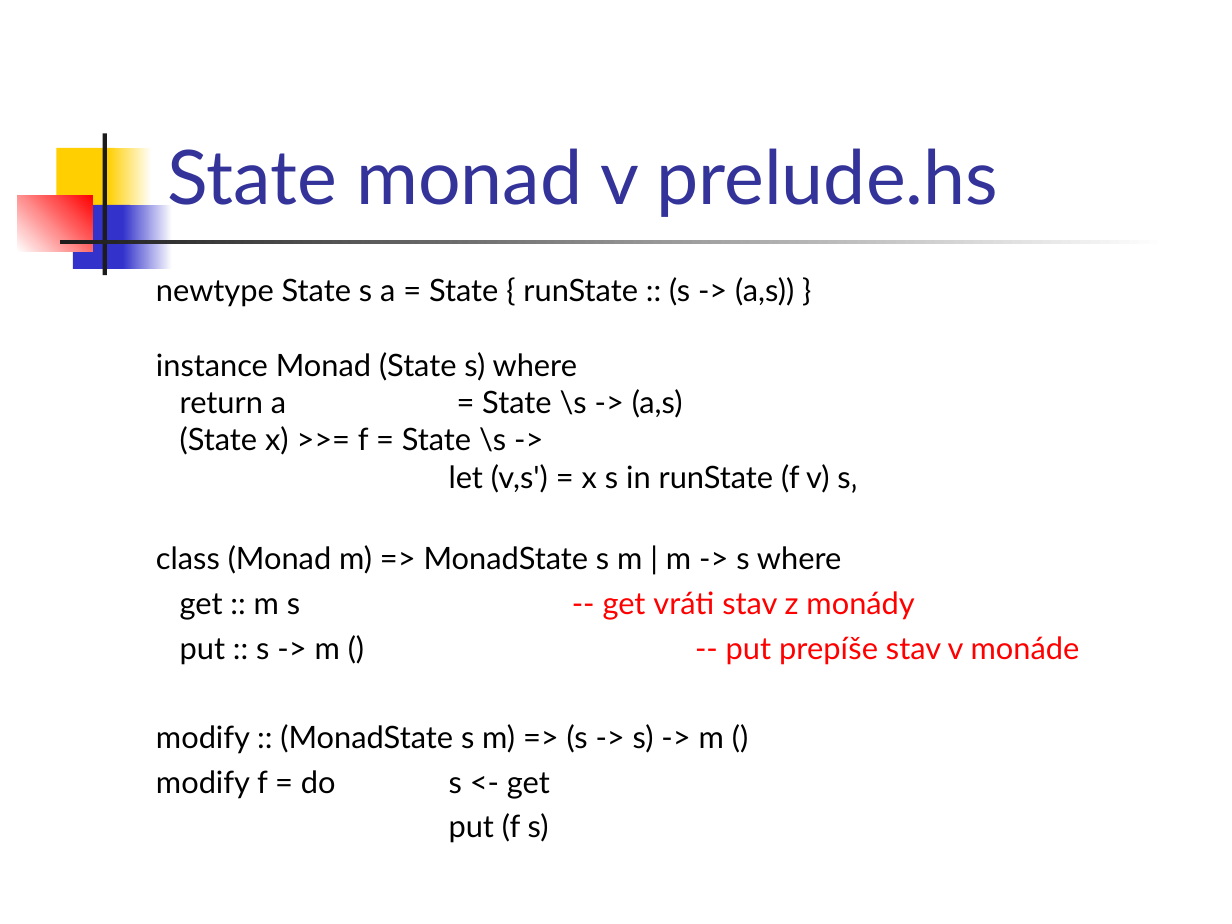
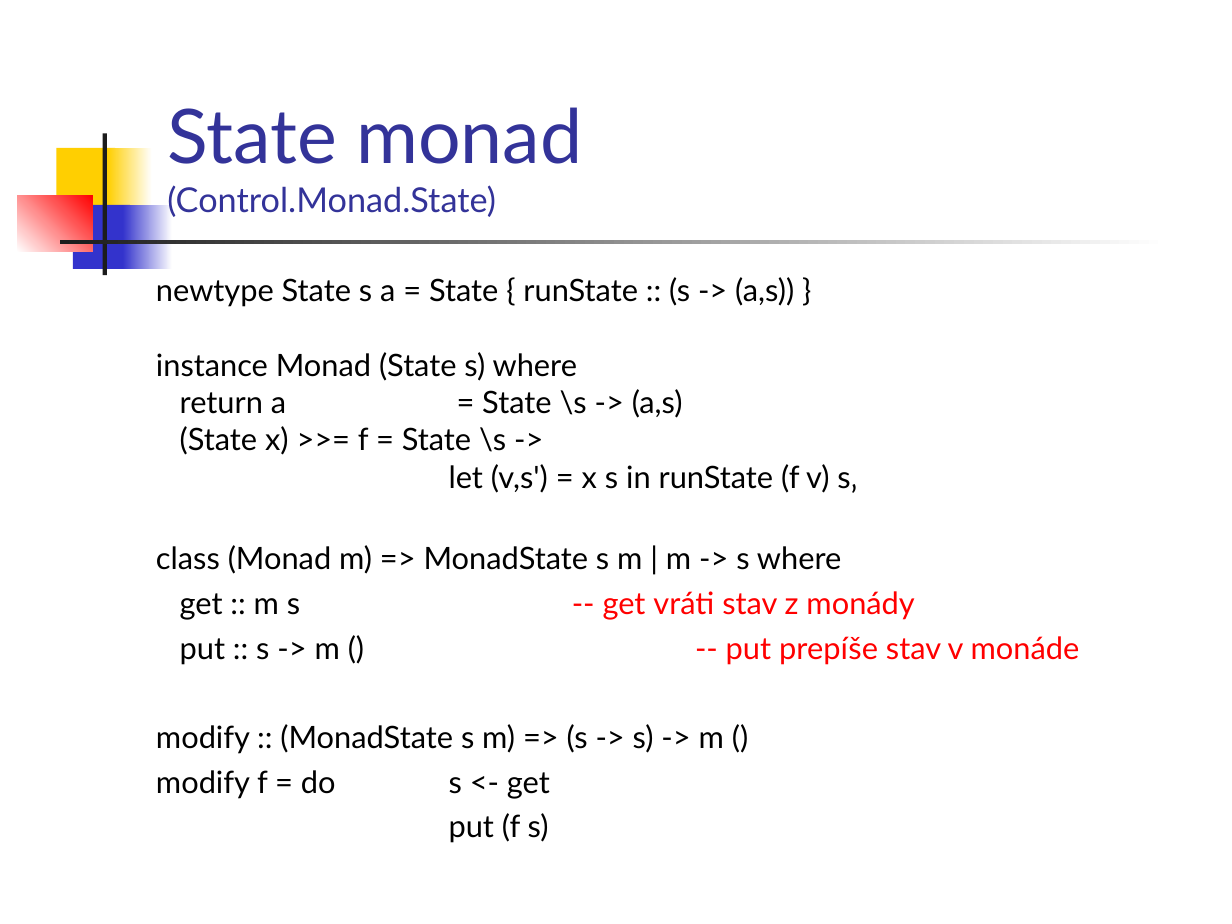
Before and after one commit to Funkcionalne/Prednasky, a slide deck: slide 39 of 11/11_fpro.ppt (slide 30 before the commit). Drawn at 1232x924 pixels with LibreOffice and Linux fonts; fonts in the diff are those of the drawing. Boxes give left, top, right and bottom in pixels: in the first picture for what was removed or moved away, otherwise in the second. Text is boxed around its words. In the diff, an @@ line names an element or a change of style, - is before the commit and + after.

```diff
--- a/11/11_fpro.ppt
+++ b/11/11_fpro.ppt
@@ title at <box>167,107,582,217</box>: text changed; size 44 to 20 pt @@
-State monad v prelude.hs
+State monad
+(Control.Monad.State)
```
Also in this commit, not shown: 12 other slides changed, 10 slides added, 10 other files.
